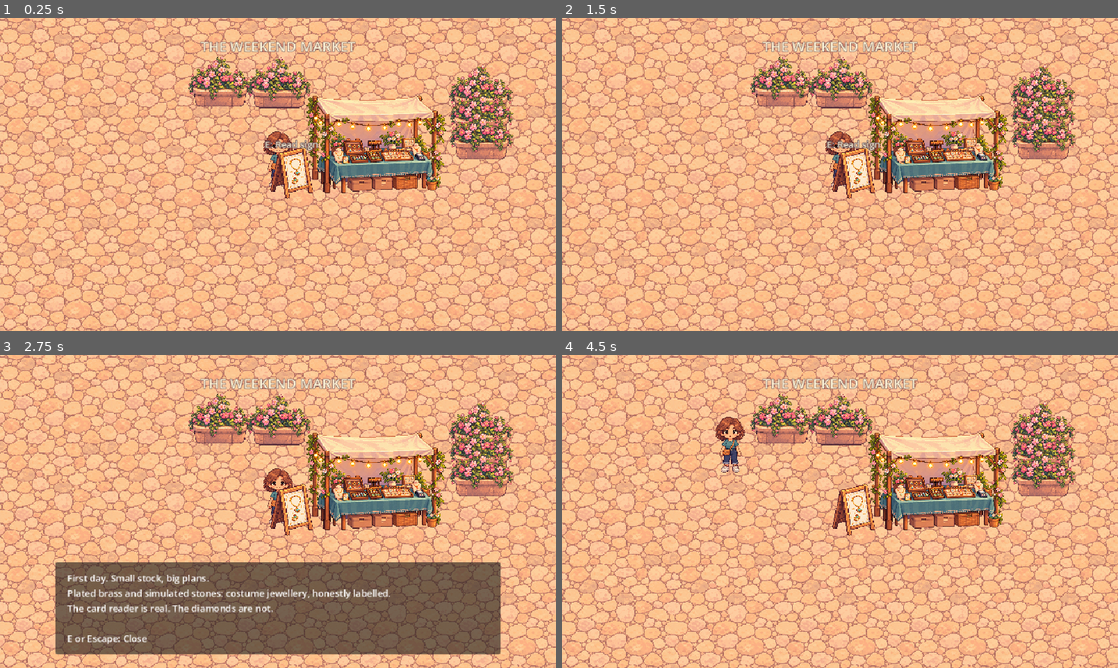
Above: before the commit, frames 1-4 (two rows, left to right).
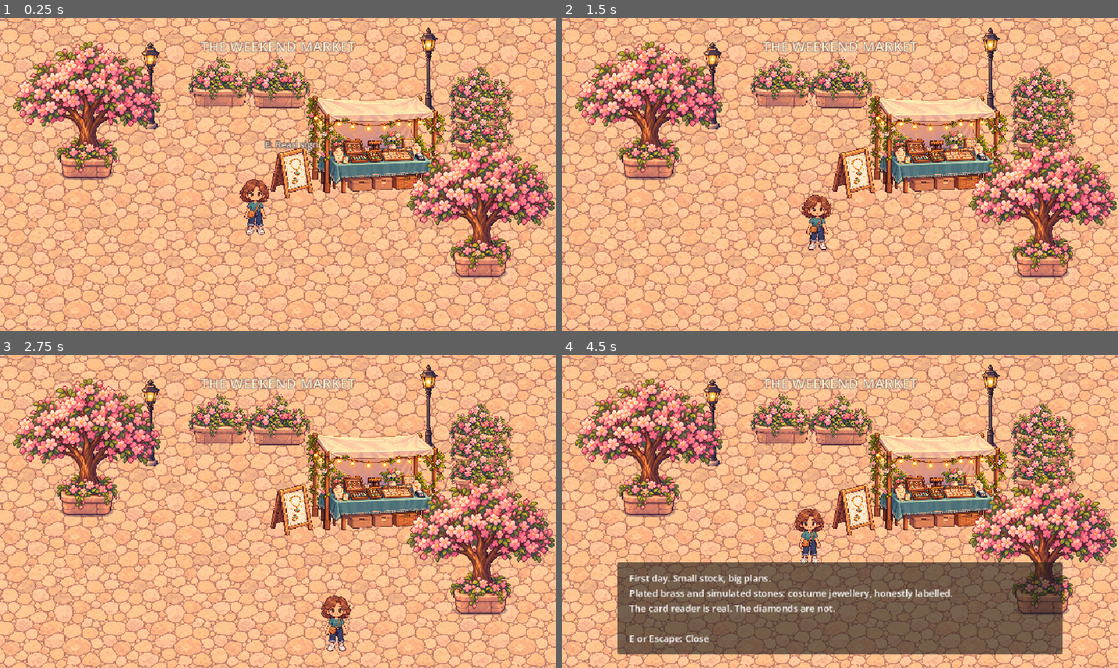
Above: after the commit, the same moments.

Repository: Cytrance/Jeweler
Game: Godot game, scene res://scenes/main.tscn
Two runs of this game, one before a commit and one after it. Both use one fixed random seed, a clock stepped at 60 frames per second and the inputs below.
Inputs:
- Up to frame 1 (0.25 s): no input
- Up to frame 2 (1.5 s): tap Enter at 0.5 s; hold D (move_right) 0.53-1.28 s; hold E (interact) 0.53-1.28 s; tap Space at 1.25 s; hold S (move_down) from 1.28 s (still down); tap E (interact) at 1.35 s
- Up to frame 3 (2.75 s): release S (move_down) at 2.03 s; hold D (move_right) from 2.03 s (still down); hold E (interact) from 2.03 s (still down)
- Up to frame 4 (4.5 s): release D (move_right) at 2.78 s; release E (interact) at 2.78 s; hold W (move_up) 2.78-3.53 s; tap E (interact) at 2.85, 4.35 s; hold E (interact) 3.53-4.28 s; hold A (move_left) from 3.53 s (still down)

The runs differ from the first frame. In frame 1, 13% of the frame differs, in the area x 2-100%, y 3-84%; in frame 2, 13%; in frame 3, 35%; in frame 4, 36%, in the area x 2-100%, y 3-96%.

Commit message:
Add reusable flowering trees and streetlamps to the plaza

Diff:
--- a/jewel-rpg/scenes/main.tscn
+++ b/jewel-rpg/scenes/main.tscn
@@ -6,6 +6,9 @@
 [ext_resource type="PackedScene" path="res://scenes/market.tscn" id="4_market"]
 [ext_resource type="PackedScene" path="res://scenes/props/jewellery_stall.tscn" id="5_stall"]
 [ext_resource type="PackedScene" path="res://scenes/props/flower_planter.tscn" id="6_planter"]
+
+[ext_resource type="PackedScene" path="res://scenes/props/flowering_tree.tscn" id="7_tree"]
+[ext_resource type="PackedScene" path="res://scenes/props/streetlamp.tscn" id="8_lamp"]
 
 [sub_resource type="RectangleShape2D" id="Rectangle_player"]
 size = Vector2(32, 48)
@@ -17,7 +20,7 @@
 z_index = -10
 
 [node name="PlayerPlaceholder" type="CharacterBody2D" parent="." unique_id=1903157680]
-position = Vector2(480, 270)
+position = Vector2(440, 350)
 motion_mode = 1
 script = ExtResource("1_player")
 
@@ -53,3 +56,15 @@
 
 [node name="FlowerPlanter" parent="." unique_id=1121042292 instance=ExtResource("6_planter")]
 position = Vector2(380, 135)
+
+[node name="TreeLeft" parent="." instance=ExtResource("7_tree")]
+position = Vector2(150, 260)
+
+[node name="TreeRight" parent="." instance=ExtResource("7_tree")]
+position = Vector2(830, 430)
+
+[node name="LampLeft" parent="." instance=ExtResource("8_lamp")]
+position = Vector2(260, 180)
+
+[node name="LampRight" parent="." instance=ExtResource("8_lamp")]
+position = Vector2(740, 155)
--- /dev/null
+++ b/jewel-rpg/scenes/props/flowering_tree.tscn
@@ -0,0 +1,19 @@
+[gd_scene load_steps=3 format=3]
+
+[ext_resource type="Texture2D" path="res://assets/modular/flowering_tree.png" id="1_art"]
+
+[sub_resource type="RectangleShape2D" id="Rectangle_base"]
+size = Vector2(80, 40)
+
+[node name="FloweringTree" type="StaticBody2D"]
+
+[node name="Visual" type="Sprite2D" parent="."]
+texture_filter = 1
+position = Vector2(0, -100.0)
+scale = Vector2(0.22705771050141912, 0.22705771050141912)
+texture = ExtResource("1_art")
+region_enabled = true
+region_rect = Rect2(46, 117, 1124, 1057)
+
+[node name="CollisionShape2D" type="CollisionShape2D" parent="."]
+shape = SubResource("Rectangle_base")
--- /dev/null
+++ b/jewel-rpg/scenes/props/streetlamp.tscn
@@ -0,0 +1,19 @@
+[gd_scene load_steps=3 format=3]
+
+[ext_resource type="Texture2D" path="res://assets/modular/streetlamp.png" id="1_art"]
+
+[sub_resource type="RectangleShape2D" id="Rectangle_base"]
+size = Vector2(24, 24)
+
+[node name="Streetlamp" type="StaticBody2D"]
+
+[node name="Visual" type="Sprite2D" parent="."]
+texture_filter = 1
+position = Vector2(0, -63.0)
+scale = Vector2(0.11503067484662577, 0.11503067484662577)
+texture = ExtResource("1_art")
+region_enabled = true
+region_rect = Rect2(381, 114, 262, 1304)
+
+[node name="CollisionShape2D" type="CollisionShape2D" parent="."]
+shape = SubResource("Rectangle_base")
--- a/jewel-rpg/tests/verify_interaction.gd
+++ b/jewel-rpg/tests/verify_interaction.gd
@@ -32,6 +32,13 @@
 
 func _run() -> void:
 	var scene = load("res://scenes/main.tscn").instantiate()
+	# Interaction is tested in a controlled fixture, independently of editable
+	# market decoration and the project manager's level placements.
+	for child in scene.get_children():
+		if child.name not in ["PlayerPlaceholder", "Sign"]:
+			child.free()
+	scene.get_node("Sign").position = Vector2(360, 270)
+	scene.get_node("PlayerPlaceholder").position = Vector2(480, 270)
 	root.add_child(scene)
 	var player = scene.get_node("PlayerPlaceholder")
 	var sign = scene.get_node("Sign")
--- a/jewel-rpg/tests/verify_market.gd
+++ b/jewel-rpg/tests/verify_market.gd
@@ -35,13 +35,14 @@
 	await frames(50)
 	Input.action_release("move_up")
 	check(absf(player.position.y - (stall.position.y + half_height)) < 0.2, "stall blocks approach from below")
-	# Walk past both ends: cosmetic scenery and widened stall must leave clear routes.
-	for side in [-1, 1]:
-		player.position = stall.position + Vector2(side * 140, 140)
+	# Walk the actual open lanes between the stall, board, and scenery.
+	# Left lane is west of the relocated board; right lane is west of the trees.
+	for horizontal_offset in [-210, 120]:
+		player.position = stall.position + Vector2(horizontal_offset, 140)
 		Input.action_press("move_up")
 		await frames(80)
 		Input.action_release("move_up")
-		check(player.position.y < stall.position.y - half_height, "route around stall end " + str(side))
+		check(player.position.y < stall.position.y - half_height, "route around stall at x offset " + str(horizontal_offset))
 	scene.queue_free()
 	await process_frame
 	print("Market checks: ", checks, "; failures: ", failures)
--- a/jewel-rpg/tests/verify_modular_plaza.gd
+++ b/jewel-rpg/tests/verify_modular_plaza.gd
@@ -19,6 +19,12 @@
 
 func _run() -> void:
 	var scene = load("res://scenes/main.tscn").instantiate()
+	# Keep the real player, planter, and board in a controlled fixture. Level
+	# decoration can be rearranged without changing these collision contracts.
+	for child in scene.get_children():
+		if child.name not in ["PlayerPlaceholder", "PlanterTopLeft", "Sign"]:
+			child.free()
+	scene.get_node("PlanterTopLeft").position = Vector2(150, 150)
 	root.add_child(scene)
 	await frames(3)
 	var player = scene.get_node("PlayerPlaceholder")
@@ -68,7 +74,7 @@
 	second_board.position = board.position
 	scene.add_child(second_board)
 	scene.move_child(second_board, 0)
-	player.position = Vector2(400, 270)
+	player.position = board.position + Vector2(-60, 0)
 	await frames(3)
 	board._set_dialogue(true)
 	second_board._on_body_exited(player)
--- a/jewel-rpg/tests/verify_movement.gd
+++ b/jewel-rpg/tests/verify_movement.gd
@@ -22,6 +22,10 @@
 
 func _run() -> void:
 	var scene = load("res://scenes/main.tscn").instantiate()
+	# Verify player/stall behavior without editable scenery blocking the fixture.
+	for child in scene.get_children():
+		if child.name not in ["PlayerPlaceholder", "Obstacle"]:
+			child.free()
 	root.add_child(scene)
 	var player = scene.get_node("PlayerPlaceholder")
 	await frames(2)
--- /dev/null
+++ b/jewel-rpg/tests/verify_scenery.gd
@@ -0,0 +1,95 @@
+extends SceneTree
+
+var checks := 0
+var failures := 0
+
+func _initialize() -> void:
+	_run.call_deferred()
+
+func check(ok: bool, label: String) -> void:
+	checks += 1
+	if not ok:
+		failures += 1
+		push_error("FAIL: " + label)
+
+func frames(count: int) -> void:
+	for index in count:
+		await physics_frame
+		await process_frame
+
+# Exercise the actual reusable scene, away from other level props.
+func check_prop(path: String, label: String, height: float, footprint: Vector2) -> void:
+	var fixture := Node2D.new()
+	root.add_child(fixture)
+	var prop = load(path).instantiate()
+	fixture.add_child(prop)
+	var template = load("res://scenes/main.tscn").instantiate()
+	var player = template.get_node("PlayerPlaceholder").duplicate()
+	template.free()
+	fixture.add_child(player)
+	await frames(3)
+	var visual := prop.get_node("Visual") as Sprite2D
+	var bounds := visual.transform * visual.get_rect()
+	check(prop is StaticBody2D and prop.get_node("CollisionShape2D").shape.size == footprint, label + " scene includes intended solid footprint")
+	check(absf(bounds.size.y - height) < 0.01 and absf(bounds.end.y - footprint.y / 2.0) < 0.01, label + " artwork is sized and grounded at footprint bottom")
+	check(visual.texture_filter == CanvasItem.TEXTURE_FILTER_NEAREST and is_equal_approx(visual.scale.x, visual.scale.y), label + " preserves aspect ratio and nearest filtering")
+	check(Rect2(Vector2.ZERO, visual.texture.get_size()).encloses(visual.region_rect), label + " crop lies inside source image")
+	var half_size: Vector2 = (footprint + player.get_node("CollisionShape2D").shape.size) / 2.0
+	var approaches := {"move_right": Vector2.LEFT, "move_left": Vector2.RIGHT, "move_down": Vector2.UP, "move_up": Vector2.DOWN}
+	for action in approaches:
+		var side: Vector2 = approaches[action]
+		player.position = side * 100.0
+		await frames(2)
+		Input.action_press(action)
+		await frames(45)
+		Input.action_release(action)
+		check(player.position.distance_to(side * half_size) < 0.2, label + " blocks " + action + " through engine physics")
+	var contact: Vector2 = player.position
+	Input.action_press("move_down")
+	await frames(15)
+	Input.action_release("move_down")
+	check(player.position.y > contact.y + 40.0, label + " allows walking away from base")
+	var copy = load(path).instantiate()
+	copy.position = Vector2(300, 0)
+	fixture.add_child(copy)
+	await frames(2)
+	player.position = Vector2(200, 0)
+	await frames(2)
+	Input.action_press("move_right")
+	await frames(45)
+	Input.action_release("move_right")
+	check(absf(player.position.x - (copy.position.x - half_size.x)) < 0.2, label + " new instance inherits collision")
+	fixture.queue_free()
+	await frames(2)
+
+func _run() -> void:
+	await check_prop("res://scenes/props/flowering_tree.tscn", "flowering tree", 240.0, Vector2(80, 40))
+	await check_prop("res://scenes/props/streetlamp.tscn", "streetlamp", 150.0, Vector2(24, 24))
+	var scene = load("res://scenes/main.tscn").instantiate()
+	var player = scene.get_node("PlayerPlaceholder")
+	var spawn: Vector2 = player.position
+	root.add_child(scene)
+	await frames(3)
+	check(scene.y_sort_enabled, "main sorts tall scenery against player by base position")
+	for node_name in ["TreeLeft", "TreeRight", "LampLeft", "LampRight"]:
+		var prop = scene.get_node(node_name)
+		var visual := prop.get_node("Visual") as Sprite2D
+		var bounds := visual.global_transform * visual.get_rect()
+		check(Rect2(0, 0, 960, 540).encloses(bounds), node_name + " artwork fits initial viewport")
+	await frames(5)
+	check(player.position.is_equal_approx(spawn), "spawn stays stable without collision recovery")
+	Input.action_press("move_right")
+	await frames(12)
+	Input.action_release("move_right")
+	check(player.position.distance_to(spawn + Vector2(40, 0)) < 0.2, "player can leave spawn without blocking scenery")
+	# Sweep the player's real collider along approaches to the two existing gameplay props.
+	player.position = Vector2(480, 350)
+	await frames(2)
+	check(player.move_and_collide(Vector2(170, 0), true) == null, "central route beneath stall remains clear")
+	player.position = scene.get_node("Sign").position + Vector2(-90, 0)
+	await frames(2)
+	check(player.move_and_collide(Vector2(35, 0), true) == null, "board approach from left remains clear")
+	scene.queue_free()
+	await process_frame
+	print("Scenery checks: ", checks, "; failures: ", failures)
+	quit(1 if failures else 0)
Binary file added: jewel-rpg/assets/modular/flowering_tree.png
Not shown, added: jewel-rpg/assets/modular/flowering_tree.png.import
Binary file added: jewel-rpg/assets/modular/streetlamp.png
Not shown, added: jewel-rpg/assets/modular/streetlamp.png.import
Not shown, added: jewel-rpg/tests/verify_scenery.gd.uid
Not shown, changed: README.md
Not shown, changed: docs/art-guide.md
Not shown, changed: docs/asset-origins.md
Not shown, added: docs/plaza-scenery.md
Not shown, changed: docs/roadmap.md
